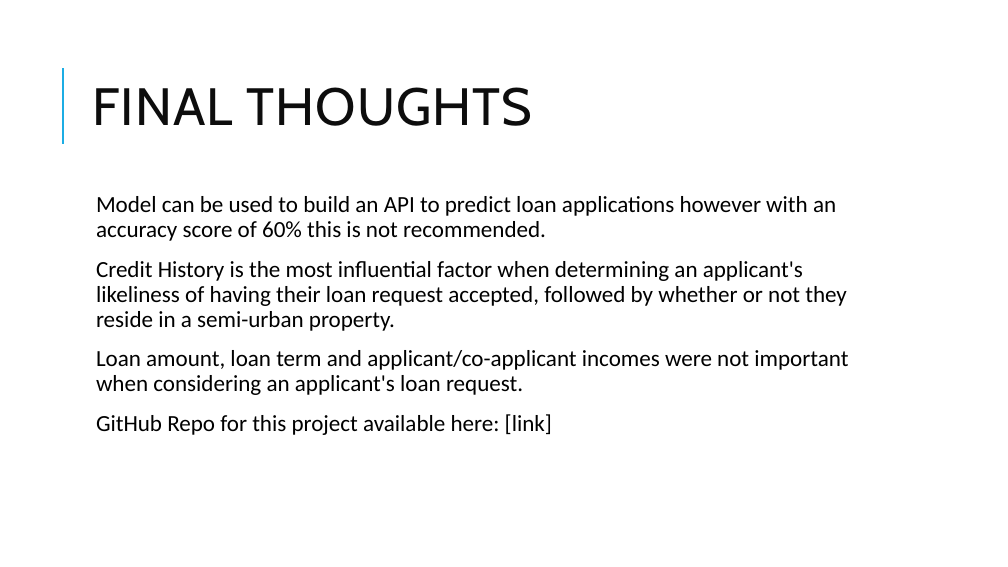
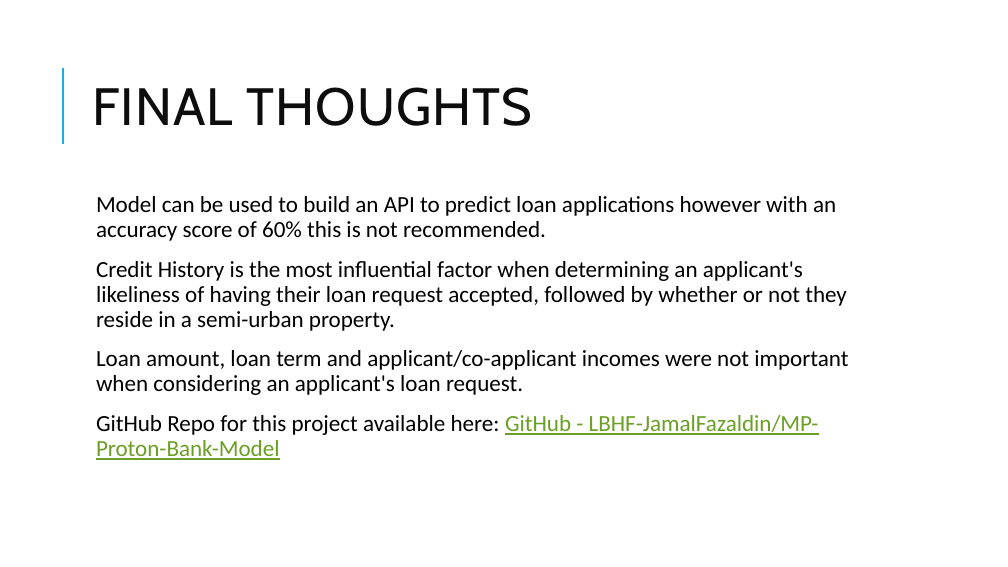
Before and after one commit to LBHF-JamalFazaldin/MP-Proton-Bank-Model, a slide deck: slide 9 of Reports/Predictive Hackathon.pptx. Drawn at 1008x567 pixels with LibreOffice and Linux fonts; fonts in the diff are those of the drawing. Boxes give left, top, right and bottom in pixels: in the first picture for what was removed or moved away, otherwise in the second. Text is boxed around its words. In the diff, an @@ line names an element or a change of style, - is before the commit and + after.

```diff
--- a/Reports/Predictive Hackathon.pptx
+++ b/Reports/Predictive Hackathon.pptx
@@ text at [96,415,819,460]: text changed; text colour #000000 to #6B9F25 @@
-  GitHub Repo for this project available here: [link]
+  GitHub Repo for this project available here: GitHub - LBHF-JamalFazaldin/MP-Proton-Bank-Model
```
